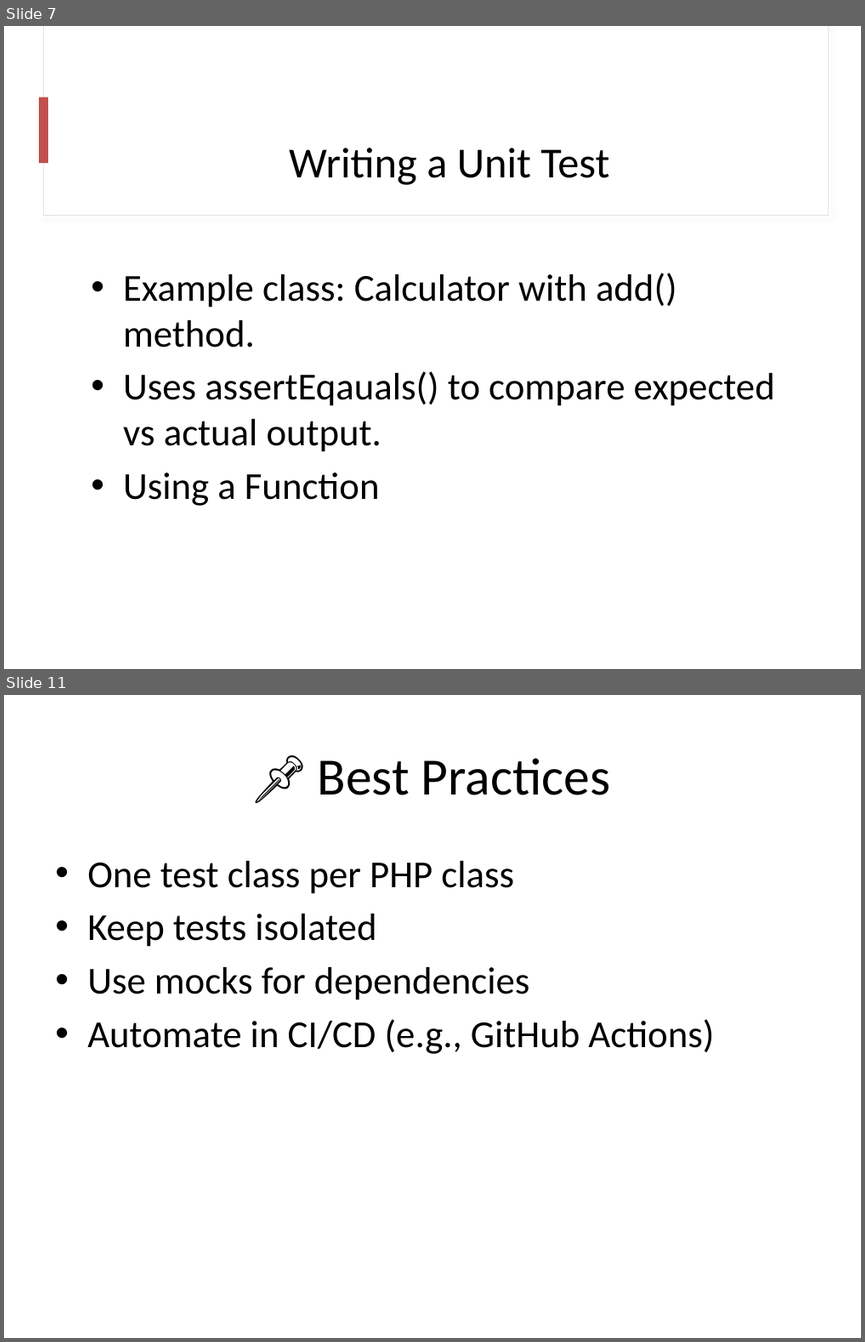
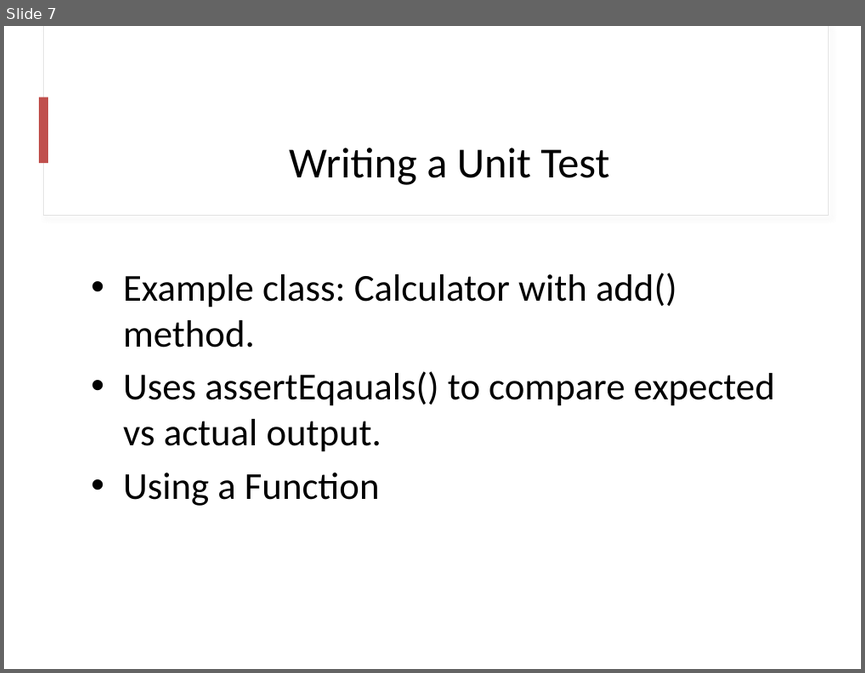
Before and after one commit to psuuc-jbgarcia/Object-Oriented-Programming-Lesson, a slide deck: OOP/Final/Lecture/Week_13_Unit_Testing_PHPUnit.pptx. Shown one above the other, each under a label of ours: slides 7 and 11 before the commit, slide 7 after it; the slides between them are not shown. The pictures are 865x1342 and 865x673 pixels, drawn with LibreOffice and Linux fonts; fonts in the diff are those of the drawing. Boxes give left, top, right and bottom in pixels: in the first picture for what was removed or moved away, otherwise in the second. Text is boxed around its words. In the diff, an @@ line names an element or a change of style, - is before the commit and + after.

```diff
--- a/OOP/Final/Lecture/Week_13_Unit_Testing_PHPUnit.pptx
+++ b/OOP/Final/Lecture/Week_13_Unit_Testing_PHPUnit.pptx
@@ slide 11 removed at [4, 695, 861, 1338], background #FFFFFF @@
@@ title removed at [318, 758, 611, 795] @@
-📌 Best Practices
@@ text removed at [87, 861, 714, 1054] @@
-• One test class per PHP class
-• Keep tests isolated
-• Use mocks for dependencies
-• Automate in CI/CD (e.g., GitHub Actions)
```
Also in this commit, not shown: 3 slides changed, 3 slides added, 1 other file.
